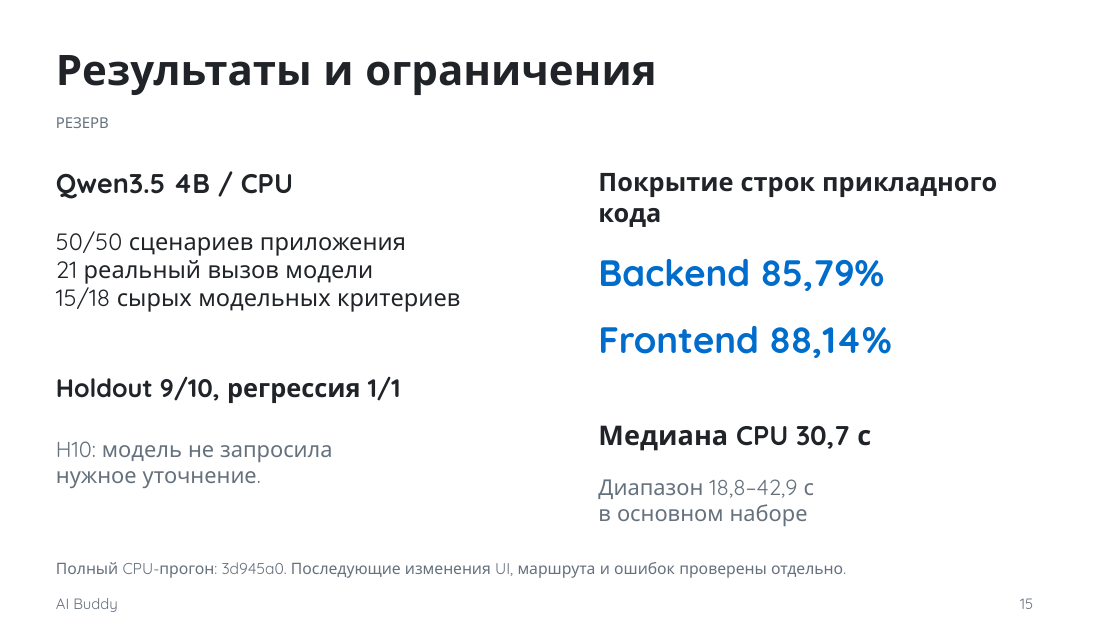
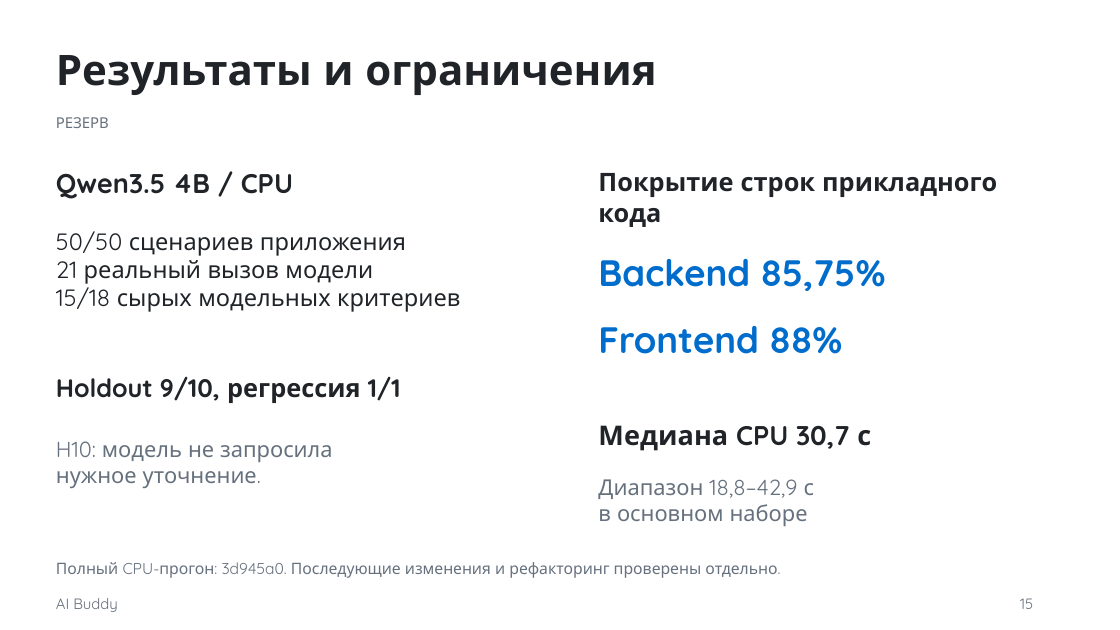
Before and after one commit to Astarino/ai-buddy, a slide deck: slide 15 of docs/assets/AI-Buddy.pptx. Drawn at 1120x630 pixels with LibreOffice and Linux fonts; fonts in the diff are those of the drawing. Boxes give left, top, right and bottom in pixels: in the first picture for what was removed or moved away, otherwise in the second. Text is boxed around its words. In the diff, an @@ line names an element or a change of style, - is before the commit and + after.

```diff
--- a/docs/assets/AI-Buddy.pptx
+++ b/docs/assets/AI-Buddy.pptx
@@ text at (x1=598, y1=259, x2=886, y2=291): text changed @@
-Backend 85,79%
+Backend 85,75%
@@ text at (x1=598, y1=326, x2=842, y2=354): text changed @@
-Frontend 88,14%
+Frontend 88%
@@ text at (x1=56, y1=562, x2=777, y2=578): text changed @@
-Полный CPU-прогон: 3d945a0. Последующие изменения UI, маршрута и ошибок проверены отдельно.
+Полный CPU-прогон: 3d945a0. Последующие изменения и рефакторинг проверены отдельно.
```
Also in this commit, not shown: 9 other files.
